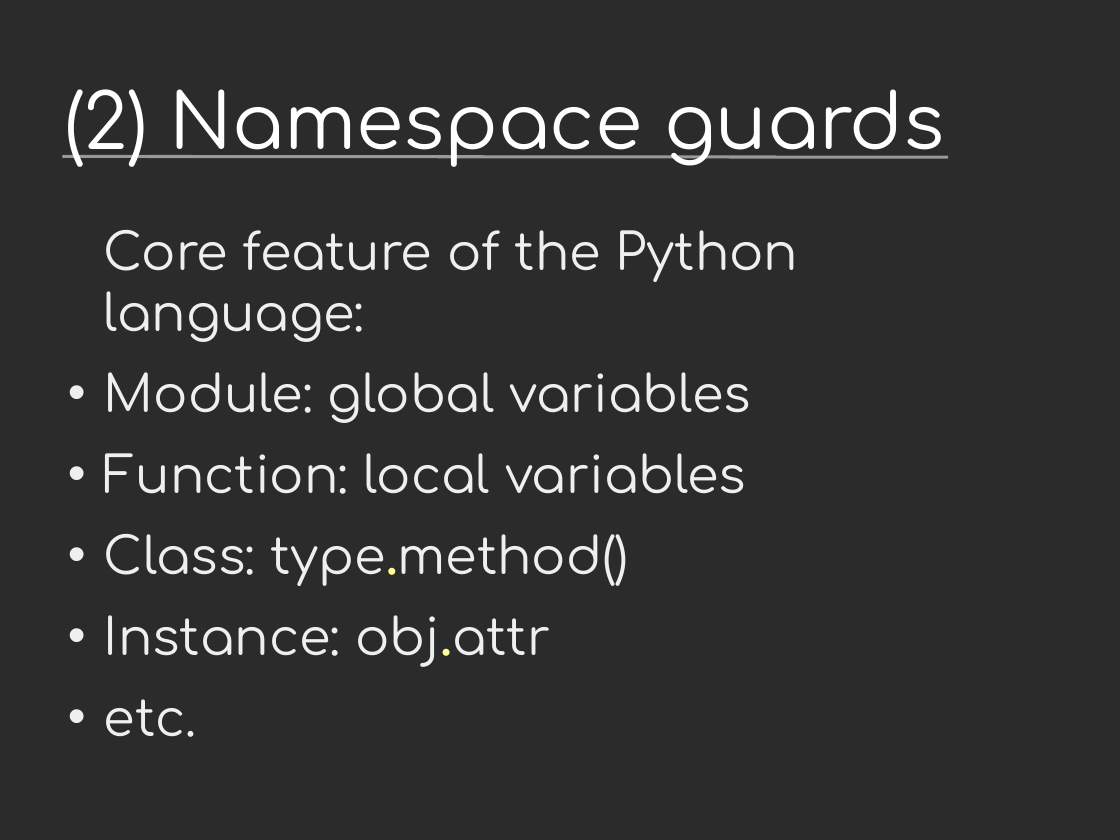
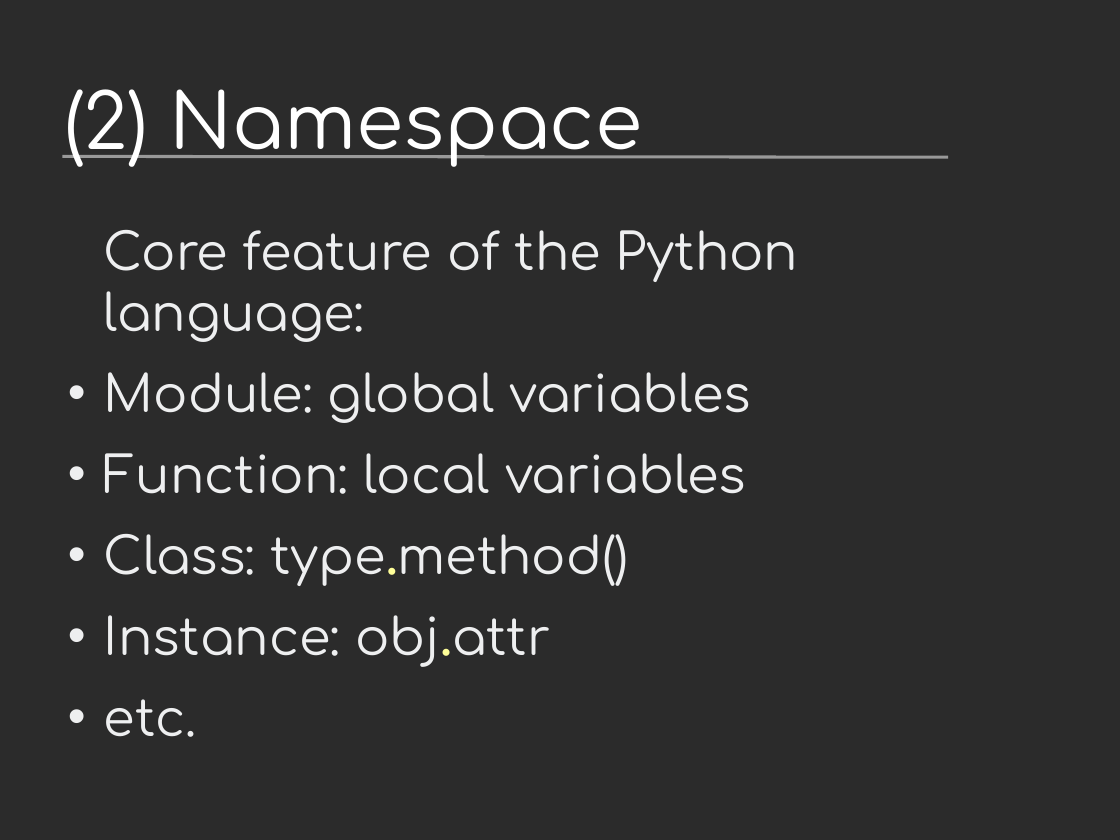
Before and after one commit to vstinner/talks, a slide deck: slide 14 of 2016-FOSDEM/fat_python.odp (slide 13 before the commit). Drawn at 1120x840 pixels with LibreOffice and Linux fonts; fonts in the diff are those of the drawing; background and template pictures are left out; a plain dark background stands for a picture behind light text. Boxes give left, top, right and bottom in pixels: in the first picture for what was removed or moved away, otherwise in the second. Text is boxed around its words. In the diff, an @@ line names an element or a change of style, - is before the commit and + after.

```diff
--- a/2016-FOSDEM/fat_python.odp
+++ b/2016-FOSDEM/fat_python.odp
@@ title at bbox=[64, 89, 642, 167]: text changed @@
-(2) Namespace guards
+(2) Namespace
```
Also in this commit, not shown: 2 other slides changed, 1 slide added, 1 other file.
